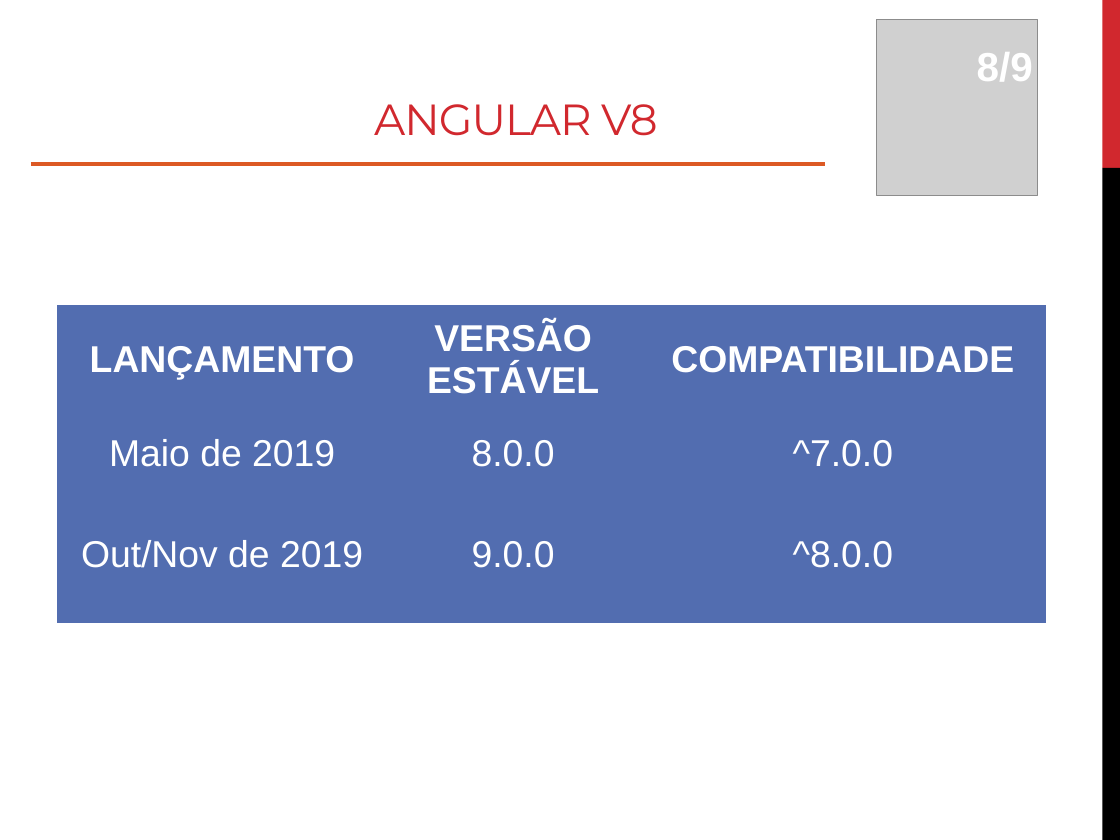
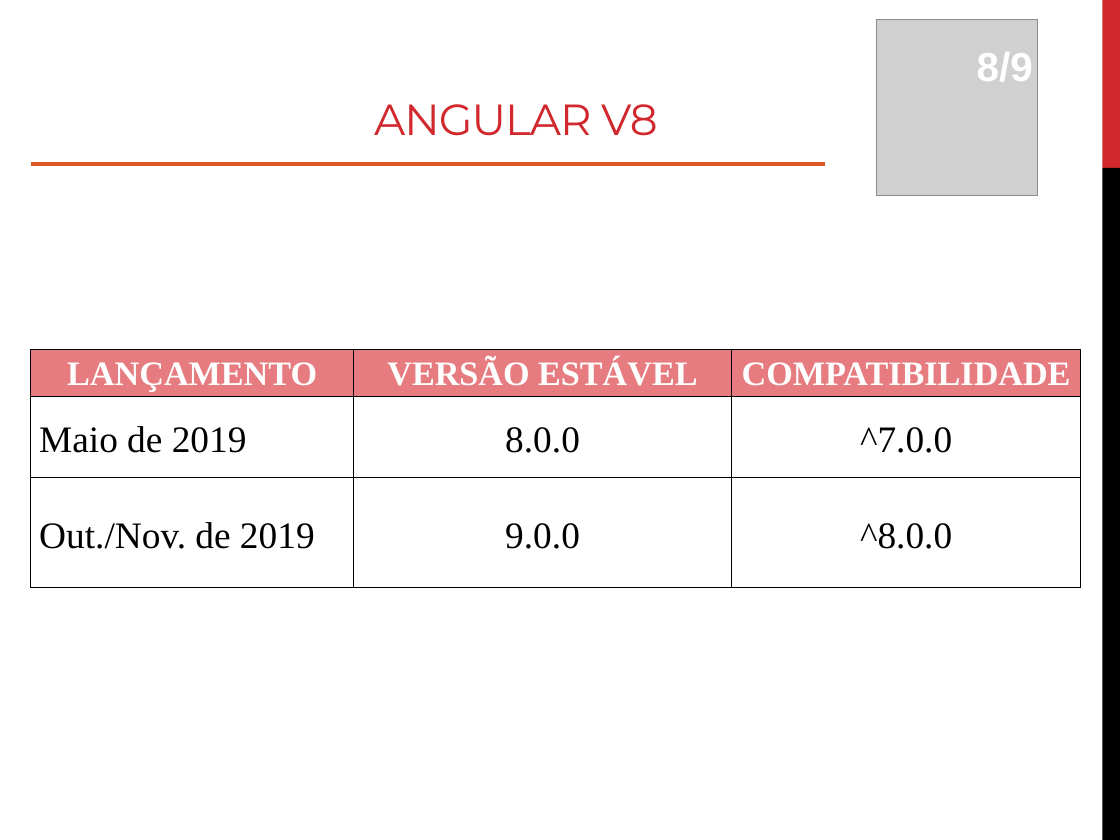
Before and after one commit to roney-amorim/workshop-angular, a slide deck: slide 20 of Módulo 1/Modulo 1.pptx. Drawn at 1120x840 pixels with LibreOffice and Linux fonts; fonts in the diff are those of the drawing; grey boxes stand for pictures. Boxes give left, top, right and bottom in pixels: in the first picture for what was removed or moved away, otherwise in the second. Text is boxed around its words. In the diff, an @@ line names an element or a change of style, - is before the commit and + after.

```diff
--- a/Módulo 1/Modulo 1.pptx
+++ b/Módulo 1/Modulo 1.pptx
@@ table at (31,349,1082,587) @@
-row 3, column 1: Out/Nov de 2019
+row 3, column 1: Out./Nov. de 2019
@@ fill #526DB0 to #E67C7F in row 1 @@
@@ fill #526DB0 to none in 6 cells @@
@@ size 24 to 22 pt in "LANÇAMENTO", "VERSÃO ESTÁVEL", "COMPATIBILIDADE" @@
@@ font Arial to Times New Roman in "LANÇAMENTO", "VERSÃO ESTÁVEL", "COMPATIBILIDADE", "Maio de 2019" and 4 more places @@
@@ text colour #FFFFFF to #000000 in "Maio de 2019", "8.0.0", "^7.0.0", "9.0.0" and 1 more places @@
@@ line spacing 1 to 1.15 @@
@@ alignment centre to left @@
@@ borders changed @@
@@ table: place and size @@
-table at (57,306,1045,623)
+table at (31,349,1082,587)
```
Also in this commit, not shown: 31 other slides changed, 1 slide added, 4 other files.
